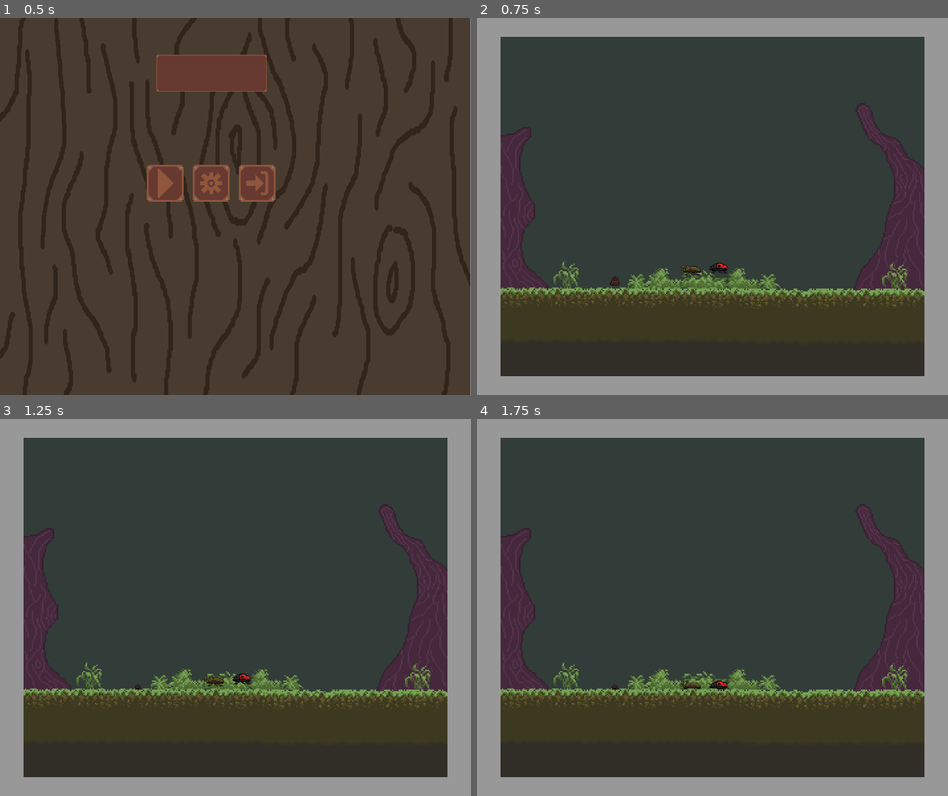
Above: before the commit, frames 1-4 (two rows, left to right).
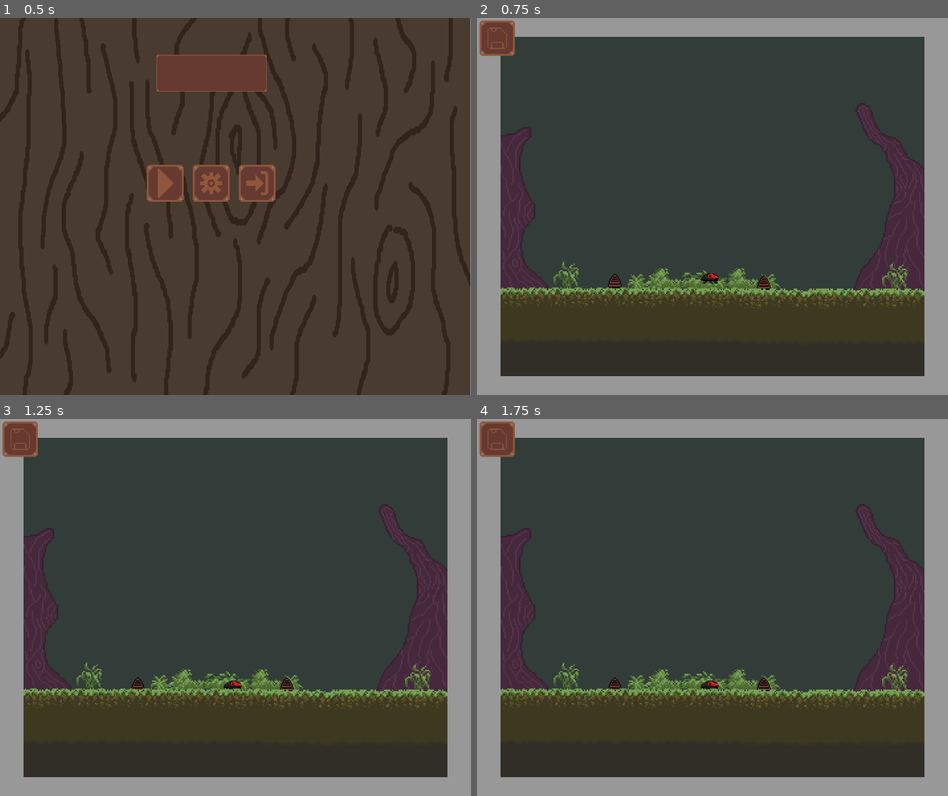
Above: after the commit, the same moments.

Repository: asecas97/Proyecto-bug
Game: Godot game, scene res://Nodes/menu.tscn
Two runs of this game, one before a commit and one after it. Both use one fixed random seed, a clock stepped at 60 frames per second and the inputs below.
Inputs (mouse positions are in pixels of both pictures, inside the frame that each line leads up to):
- Up to frame 1 (0.5 s): no input
- Up to frame 2 (0.75 s): click (641, 183) at 0.5 s
- Up to frame 3 (1.25 s): no input
- Up to frame 4 (1.75 s): click (495, 437) at 1.27 s

Frame 1 is identical in both runs. In frame 2, 1.1% of the frame differs, in the area x 0-63%, y 0-73%; in frame 3, 1.1%; in frame 4, 1.0%.

Commit message:
Bugs can eat!!
Now bugs can eat in the new system

Diff:
--- a/Nodes/Bugs/beetle.tscn
+++ b/Nodes/Bugs/beetle.tscn
@@ -21,35 +21,34 @@
 "speed": 5.0
 }]
 
-[sub_resource type="CapsuleShape2D" id="CapsuleShape2D_c14ql"]
+[sub_resource type="CapsuleShape2D" id="CapsuleShape2D_0uqj7"]
 radius = 14.0
 height = 50.0
 
-[node name="Beetle" type="Node2D" unique_id=1838684519]
+[node name="Beetle" type="Node2D" unique_id=1992600079]
 script = ExtResource("1_idxpj")
-metadata/_custom_type_script = "uid://xfvanq6882uv"
 
-[node name="AnimatedSprite2D" type="AnimatedSprite2D" parent="." unique_id=1127527509]
+[node name="AnimatedSprite2D" type="AnimatedSprite2D" parent="." unique_id=2033164675]
 scale = Vector2(2, 2)
-sprite_frames = SubResource("SpriteFrames_jlyqc")
+sprite_frames = SubResource("SpriteFrames_ehrv0")
 animation = &"idle"
 
-[node name="Area2D" type="Area2D" parent="." unique_id=1365962536]
+[node name="Area2D" type="Area2D" parent="." unique_id=723557110]
 
-[node name="CollisionShape2D" type="CollisionShape2D" parent="Area2D" unique_id=271883272]
+[node name="CollisionShape2D" type="CollisionShape2D" parent="Area2D" unique_id=876085556]
 position = Vector2(3, 2)
 rotation = 1.5707964
-shape = SubResource("CapsuleShape2D_c14ql")
+shape = SubResource("CapsuleShape2D_0uqj7")
 
-[node name="FloorRaycast" type="RayCast2D" parent="." unique_id=1230806853]
+[node name="FloorRaycast" type="RayCast2D" parent="." unique_id=804510882]
 target_position = Vector2(0, 16)
 
-[node name="HeadRaycast" type="RayCast2D" parent="." unique_id=1764686440]
+[node name="HeadRaycast" type="RayCast2D" parent="." unique_id=2092417464]
 rotation = 1.5707964
-target_position = Vector2(1.136496e-06, 26)
+target_position = Vector2(2.000001, 23)
 
-[node name="Health" parent="." unique_id=528641348 instance=ExtResource("3_gdei5")]
+[node name="Health" parent="." unique_id=300108782 instance=ExtResource("3_gdei5")]
 
-[node name="Hunger" parent="." unique_id=1284059024 instance=ExtResource("4_gva70")]
+[node name="Hunger" parent="." unique_id=433347301 instance=ExtResource("4_gva70")]
 
-[node name="Energy" parent="." unique_id=855717326 instance=ExtResource("5_fud0g")]
+[node name="Energy" parent="." unique_id=1496633614 instance=ExtResource("5_fud0g")]
--- a/Nodes/Bugs/ladybug.tscn
+++ b/Nodes/Bugs/ladybug.tscn
@@ -21,35 +21,34 @@
 "speed": 5.0
 }]
 
-[sub_resource type="CapsuleShape2D" id="CapsuleShape2D_c14ql"]
+[sub_resource type="CapsuleShape2D" id="CapsuleShape2D_sj7sc"]
 radius = 16.0
 height = 48.0
 
-[node name="Ladybug" type="Node2D" unique_id=1838684519]
+[node name="Ladybug" type="Node2D" unique_id=1804718117]
 script = ExtResource("1_tt7ju")
-metadata/_custom_type_script = "uid://xfvanq6882uv"
 
-[node name="AnimatedSprite2D" type="AnimatedSprite2D" parent="." unique_id=1127527509]
+[node name="AnimatedSprite2D" type="AnimatedSprite2D" parent="." unique_id=492697451]
 scale = Vector2(2, 2)
-sprite_frames = SubResource("SpriteFrames_jlyqc")
+sprite_frames = SubResource("SpriteFrames_415kg")
 animation = &"idle"
 
-[node name="Area2D" type="Area2D" parent="." unique_id=1365962536]
+[node name="Area2D" type="Area2D" parent="." unique_id=1998525601]
 
-[node name="CollisionShape2D" type="CollisionShape2D" parent="Area2D" unique_id=271883272]
+[node name="CollisionShape2D" type="CollisionShape2D" parent="Area2D" unique_id=1480083925]
 position = Vector2(3, 0)
 rotation = 1.5707964
-shape = SubResource("CapsuleShape2D_c14ql")
+shape = SubResource("CapsuleShape2D_sj7sc")
 
-[node name="FloorRaycast" type="RayCast2D" parent="." unique_id=1230806853]
+[node name="FloorRaycast" type="RayCast2D" parent="." unique_id=1283089757]
 target_position = Vector2(0, 16)
 
-[node name="HeadRaycast" type="RayCast2D" parent="." unique_id=1764686440]
+[node name="HeadRaycast" type="RayCast2D" parent="." unique_id=1006993598]
 rotation = 1.5707964
-target_position = Vector2(1.136496e-06, 26)
+target_position = Vector2(5.000001, 24)
 
-[node name="Health" parent="." unique_id=486194229 instance=ExtResource("3_dyneo")]
+[node name="Health" parent="." unique_id=1534522807 instance=ExtResource("3_dyneo")]
 
-[node name="Hunger" parent="." unique_id=858570151 instance=ExtResource("4_p5m5h")]
+[node name="Hunger" parent="." unique_id=1182906226 instance=ExtResource("4_p5m5h")]
 
-[node name="Energy" parent="." unique_id=1509006762 instance=ExtResource("5_fg6j6")]
+[node name="Energy" parent="." unique_id=1972877984 instance=ExtResource("5_fg6j6")]
--- a/Nodes/Foods/neutral_food.tscn
+++ b/Nodes/Foods/neutral_food.tscn
@@ -41,7 +41,7 @@
 }]
 
 [sub_resource type="CapsuleShape2D" id="CapsuleShape2D_8muns"]
-radius = 5.0
+radius = 5.666667
 height = 14.0
 
 [node name="NeutralFood" type="StaticBody2D" unique_id=1979490073]
@@ -49,13 +49,15 @@
 metadata/_custom_type_script = "uid://c8sjg1oqqgqhh"
 
 [node name="AnimatedSprite2D" type="AnimatedSprite2D" parent="." unique_id=1039983363]
-scale = Vector2(2, 2)
+scale = Vector2(3, 3)
 sprite_frames = SubResource("SpriteFrames_ymi6u")
 
 [node name="CollisionShape2D" type="CollisionShape2D" parent="." unique_id=1779726118]
+scale = Vector2(3, 3)
 shape = SubResource("CapsuleShape2D_8muns")
 
 [node name="FloorRaycast" type="RayCast2D" parent="." unique_id=1051664983]
+scale = Vector2(3, 3)
 target_position = Vector2(0, 7)
 
 [node name="Health" type="Node2D" parent="." unique_id=288300245]
--- a/Nodes/game.tscn
+++ b/Nodes/game.tscn
@@ -4,8 +4,8 @@
 [ext_resource type="Script" uid="uid://lmmffgdet1qo" path="res://scripts/game_manager.gd" id="1_wi60h"]
 [ext_resource type="Texture2D" uid="uid://p4qrvxyw253h" path="res://Resources/front_frontground.png" id="2_1sokt"]
 [ext_resource type="PackedScene" uid="uid://d0s8y1do11f7l" path="res://Nodes/Foods/neutral_food.tscn" id="3_deiy4"]
-[ext_resource type="PackedScene" uid="uid://c7tb8q1f7awew" path="res://Nodes/Bugs/ladybug.tscn" id="3_wi60h"]
-[ext_resource type="PackedScene" uid="uid://dvmfbgtcndoxp" path="res://Nodes/Bugs/beetle.tscn" id="3_y4gxr"]
+[ext_resource type="PackedScene" uid="uid://bq46xqltn54tn" path="res://Nodes/Bugs/ladybug.tscn" id="3_wi60h"]
+[ext_resource type="PackedScene" uid="uid://dfiual5k3gba3" path="res://Nodes/hub.tscn" id="6_deiy4"]
 
 [sub_resource type="WorldBoundaryShape2D" id="WorldBoundaryShape2D_s24rg"]
 distance = 4.0
@@ -33,16 +33,14 @@
 [node name="NeutralFood" parent="Foods" unique_id=1979490073 instance=ExtResource("3_deiy4")]
 position = Vector2(-295, 214)
 
+[node name="NeutralFood2" parent="Foods" unique_id=1995732617 instance=ExtResource("3_deiy4")]
+position = Vector2(155, 220)
+
 [node name="Bugs" type="Node" parent="." unique_id=1524493844]
 unique_name_in_owner = true
 
-[node name="Beetle" parent="Bugs" unique_id=1838684519 instance=ExtResource("3_y4gxr")]
-light_mask = 0
-z_index = 1
-position = Vector2(-66, 182)
-
-[node name="Ladybug" parent="Bugs" unique_id=1993983954 instance=ExtResource("3_wi60h")]
-position = Vector2(16, 176)
+[node name="Ladybug" parent="Bugs" unique_id=1804718117 instance=ExtResource("3_wi60h")]
+position = Vector2(-11, 207)
 
 [node name="StaticBody2D" type="StaticBody2D" parent="." unique_id=1967308175]
 
@@ -80,3 +78,5 @@
 position = Vector2(640, 0)
 rotation = -1.5707964
 shape = SubResource("WorldBoundaryShape2D_y4gxr")
+
+[node name="HUB" parent="." unique_id=974065852 instance=ExtResource("6_deiy4")]
--- a/scripts/bug.gd
+++ b/scripts/bug.gd
@@ -1,4 +1,5 @@
 extends Node2D
+class_name Bug
 
 var speed = 40
 var move_delta: float = 0.0
@@ -18,6 +19,7 @@
 	finish_pos = int(position.x)
 	health.value = 100
 	energy.value = 100
+	hunger.value = 0
 	hunger.voracity = 2
 
 
@@ -27,19 +29,21 @@
 	eating_delta += delta
 	if not floor_raycast.is_colliding():
 		self.position.y += delta*60
-	if(head_raycast.is_colliding()): # TODO: cambiar
-		if(head_raycast.get_collider() is Food && (hunger.value >= 25 or hunger.eating)):
+	if(head_raycast.is_colliding()):
+		if(head_raycast.get_collider() is Food && (hunger.value >= 75 or hunger.eating)):
 			stop()
 			if(int(eating_delta) % 1 == 0 && int(eating_delta) != 0):
 				eating_delta = 0.0
 				eat(head_raycast.get_collider())
 			return
-	if(hunger.value >= 50 and !hunger.eating):
-		var food = game_manager.getNearestFood(position.x, position.y, self) # TODO: change
-		finish_pos = food.get_position()
+		else:
+			hunger.eating = false
+	if(hunger.value >= 90 and !hunger.eating):
+		var food = game_manager.getNearestFood(position.x, self)
+		finish_pos = food.get_position().x
 		move_delta = 0.0
 		move(delta)
-	elif(int(move_delta) % 4 == 0 && int(move_delta) != 0): #&& nav_agent.is_navigation_finished()
+	elif(int(move_delta) % 4 == 0 && int(move_delta) != 0):
 		move_delta = 0.0
 		random_move(delta)
 	elif(int(position.x) == finish_pos):
@@ -63,7 +67,8 @@
 	else:
 		animated_sprite.flip_h = false
 		head_raycast.rotation_degrees = 90
-	position.x += delta * speed * i
+	if(int(position.x) != finish_pos):
+		position.x += delta * speed * i
 	#animated_sprite.play("move")
 
 func stop():
@@ -71,15 +76,13 @@
 		animated_sprite.play("idle")
 
 func eat(comida: Food):
-	pass
-	"""var food = game_manager.eat(comida, hunger.voracity)
+	var food = game_manager.eat(comida, hunger.voracity)
 	hunger.value -= food
-	if(hunger.value == 0 or food == 0):
+	if(hunger.value == 0 or food == 0 or comida == null):
 		hunger.eating = false
 	else:
-		animated_sprite.play("eat")
+		#animated_sprite.play("eat")
 		hunger.eating = true
-		nav_agent.target_position = self.position"""
 
 func save():
 	var save_dict = {
--- a/scripts/bug_old.gd
+++ /dev/null
@@ -1,88 +0,0 @@
-extends Node2D
-class_name Bug
-
-var speed = 40
-var move_delta: float = 0.0
-var eating_delta: float = 0.0
-
-@onready var nav_agent: NavigationAgent2D = $NavigationAgent2D
-@onready var animated_sprite: AnimatedSprite2D = $AnimatedSprite2D
-@onready var ray_cast: RayCast2D = $RayCast2D
-@onready var health: HealthComponent = $Health
-@onready var hunger: HungerComponent = $Hunger
-@onready var energy: EnergyComponent = $Energy
-@onready var game_manager: Node = %GameManager
-@onready var head_raycast: RayCast2D = $HeadRaycast
-
-func _ready() -> void:
-	health.value = 100
-	energy.value = 100
-	hunger.voracity = 2
-	animated_sprite.animation = "move"
-	animated_sprite.set_frame_and_progress(0, 0.0)
-
-func _process(delta: float) -> void:
-	move_delta += delta
-	eating_delta += delta
-	if(ray_cast.is_colliding()):
-		if(ray_cast.get_collider() is Food && (hunger.value >= 25 or hunger.eating)):
-			stop()
-			if(int(eating_delta) % 1 == 0 && int(eating_delta) != 0):
-				eating_delta = 0.0
-				eat(ray_cast.get_collider())
-			return
-	if(hunger.value >= 50 and !hunger.eating):
-		var food = game_manager.getNearestFood(position.x, position.y, self)
-		nav_agent.target_position = food.get_position()
-		move_delta = 0.0
-		move(delta)
-	elif(int(move_delta) % 4 == 0 && int(move_delta) != 0 && nav_agent.is_navigation_finished()):
-		move_delta = 0.0
-		random_move(delta)
-	else:
-		if(nav_agent.is_navigation_finished()):
-			stop()
-		else:
-			if(!hunger.eating):
-				move_delta = 0.0
-				move(delta)
-
-func random_move(delta:float):
-	var random_x = randf_range(-400, 400)
-	var random_y = randf_range(-400, 400)
-	nav_agent.target_position = Vector2(random_x,random_y)
-	move(delta)
-
-func move(delta:float):
-	var new_velocity: Vector2 = global_position.direction_to(nav_agent.get_next_path_position())
-	position += new_velocity * delta * speed
-	animated_sprite.rotation = new_velocity.angle()
-	ray_cast.rotation = new_velocity.angle()
-	animated_sprite.play("move")
-
-func eat(comida: Food):
-	var food = game_manager.eat(comida, hunger.voracity)
-	hunger.value -= food
-	if(hunger.value == 0 or food == 0):
-		hunger.eating = false
-	else:
-		animated_sprite.play("eat")
-		hunger.eating = true
-		nav_agent.target_position = self.position
-
-func stop():
-	nav_agent.target_position = self.position
-	if(animated_sprite.animation != "idle"):
-		animated_sprite.play("idle")
-
-func save():
-	var save_dict = {
-		"filename" : get_scene_file_path(),
-		"parent" : get_parent().get_path(),
-		"pos_x" : position.x,
-		"pos_y" : position.y,
-		"health": health.save(),
-		"hunger": hunger.save(),
-		"energy": energy.save()
-	}
-	return save_dict
--- a/scripts/game_manager.gd
+++ b/scripts/game_manager.gd
@@ -15,24 +15,24 @@
 			#test_add_food(get_global_mouse_position())
 
 func eat(comida: Food, voracity: int) -> int:
-	if(comida.health_component.value < voracity):
-		voracity = comida.health_component.value
-		comida.health_component.value = 0
+	if(comida.health.value < voracity):
+		voracity = comida.health.value
+		comida.health.value = 0
 	else:
-		comida.health_component.value -= voracity
+		comida.health.value -= voracity
 	comida.setSprite()
 	return voracity
 
-func getNearestFood(x_position:int,y_position:int, bug:Bug)-> Food:
+func getNearestFood(x_position:int, bug:Bug)-> Food:
 	var foods_node: Node = $"../Foods"
-	var foods = foods_node.get_children(false)
-	if(foods.size() > 0):
-		var nearest_food = foods[0]
-		var distance_to_the_nearest_food = abs(x_position - nearest_food.position.x) + abs(y_position - nearest_food.position.y)
+	var all_foods = foods_node.get_children(false)
+	if(all_foods.size() > 0):
+		var nearest_food = all_foods[0]
+		var distance_to_the_nearest_food = abs(x_position - nearest_food.position.x)
 		var distance_to_the_food = 0
-		for food in foods:
+		for food in all_foods:
 			if(food.type == bug.hunger.diet_type):
-				distance_to_the_food = abs(x_position - food.position.x) + abs(y_position - food.position.y)
+				distance_to_the_food = abs(x_position - food.position.x)
 				if(distance_to_the_food<distance_to_the_nearest_food):
 					nearest_food = food
 					distance_to_the_nearest_food= distance_to_the_food
Not shown: 2 places in Nodes/Bugs/beetle.tscn that only renumber resources
Not shown: 2 places in Nodes/Bugs/ladybug.tscn that only renumber resources
Not shown, removed: scripts/bug_old.gd.uid
